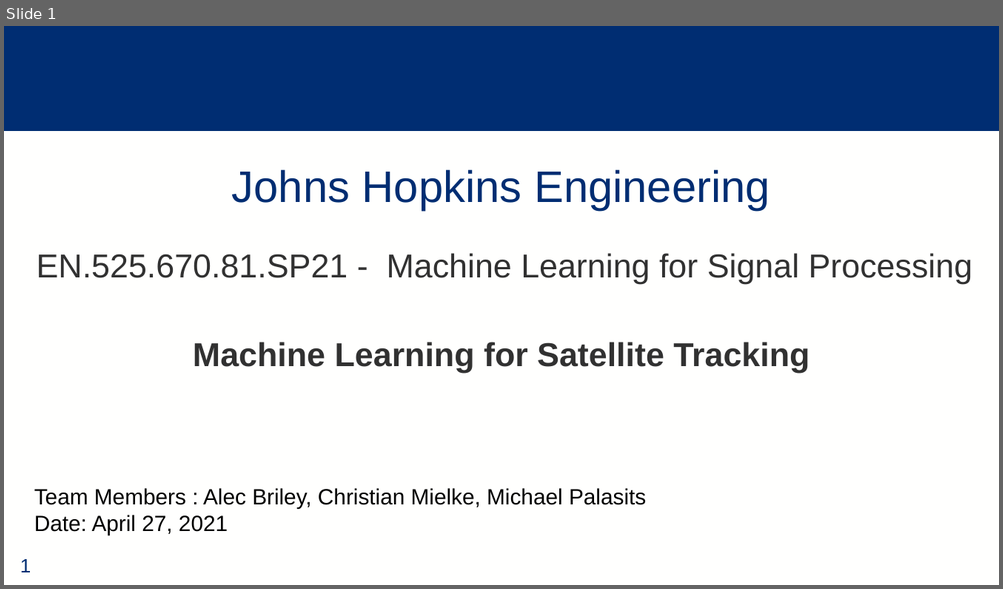
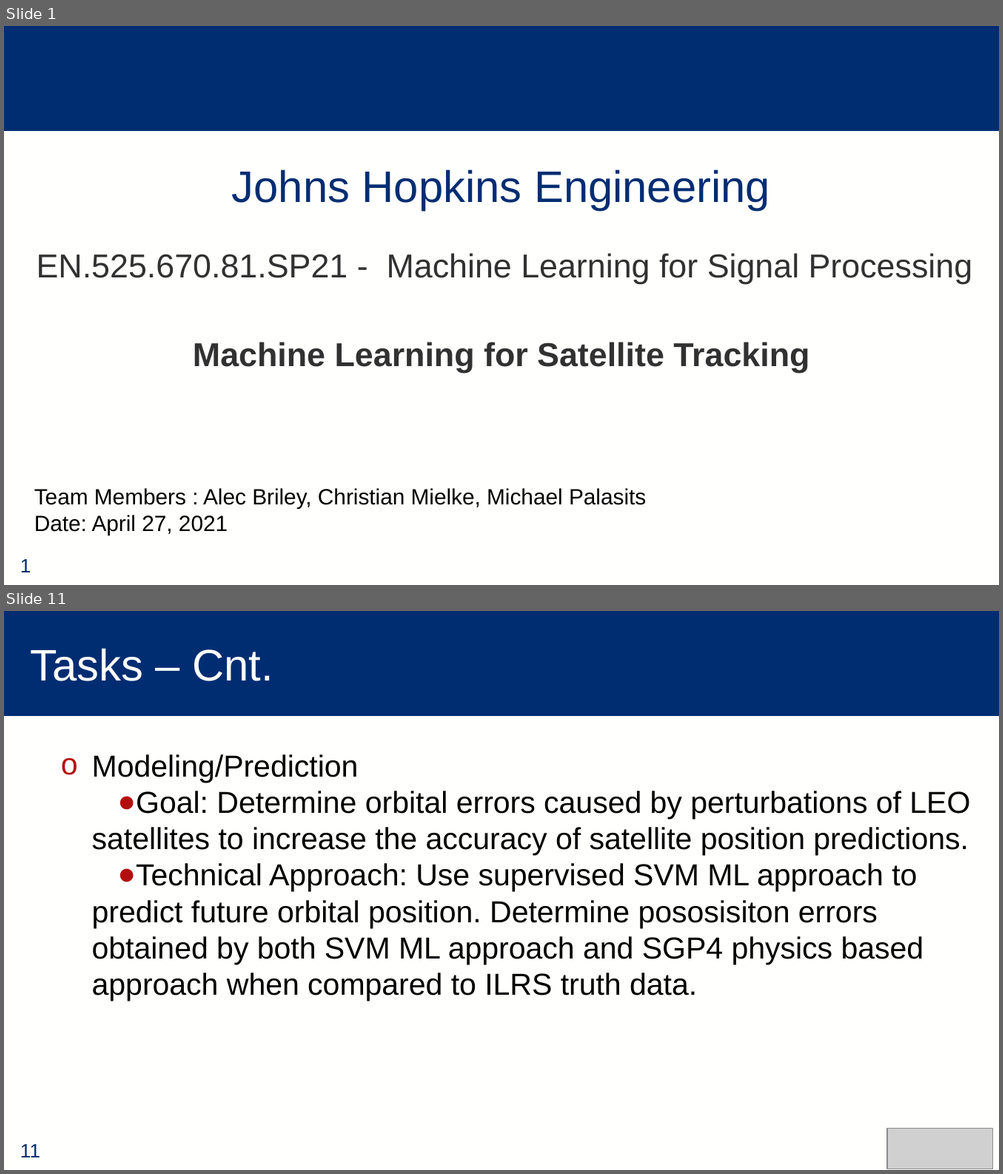
Before and after one commit to alec-briley/ML_SatelliteTracking, a slide deck: Final Project.pptx. Shown one above the other, each under a label of ours: slide 1 before the commit, slides 1 and 11 after it; the slides between them are not shown. The pictures are 1003x589 and 1003x1174 pixels, drawn with LibreOffice and Linux fonts; fonts in the diff are those of the drawing; grey boxes stand for pictures; background and template pictures are left out. Boxes give left, top, right and bottom in pixels: in the first picture for what was removed or moved away, otherwise in the second. Text is boxed around its words. In the diff, an @@ line names an element or a change of style, - is before the commit and + after.

```diff
--- a/Final Project.pptx
+++ b/Final Project.pptx
@@ slide 11 added at <box>4,611,999,1170</box>, background #FFFFFE; not listed: 2 template elements that a slide beside it also shows @@
@@ title added at <box>30,648,273,681</box>, 32 pt, text #FFFFFE @@
+Tasks – Cnt.
@@ text added at <box>92,755,970,1002</box>, 22 pt, text #000000 @@
+  o Modeling/Prediction
+    ● Goal: Determine orbital errors caused by perturbations of LEO satellites to increase the accuracy of satellite position predictions.
+    ● Technical Approach: Use supervised SVM ML approach to predict future orbital position. Determine pososisiton errors obtained by both SVM ML approach and SGP4 physics based approach when compared to ILRS truth data.
@@ picture added at <box>887,1128,993,1169</box> @@
```
Also in this commit, not shown: 10 slides changed, 3 other slides added, 1 slide removed.
